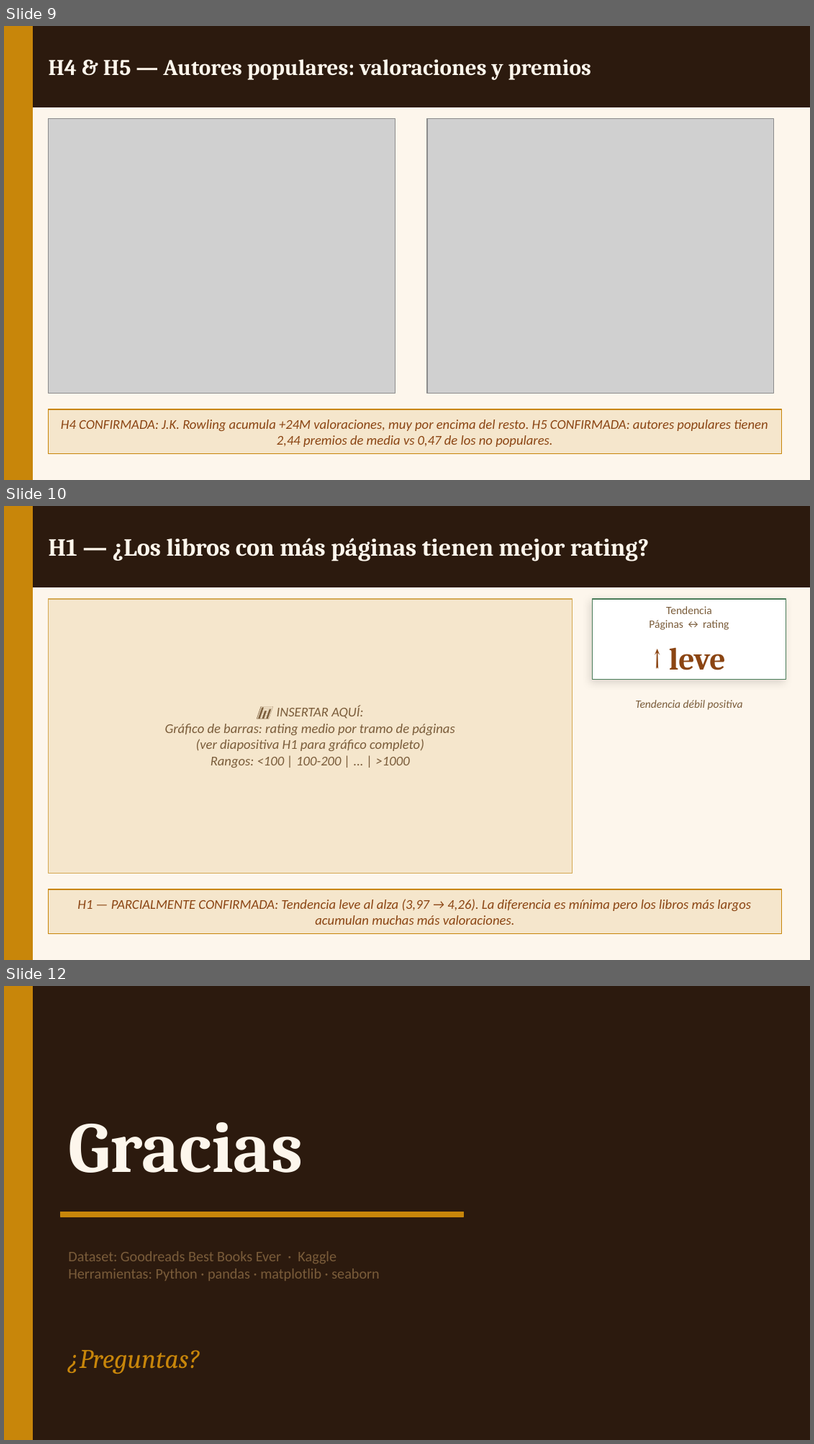
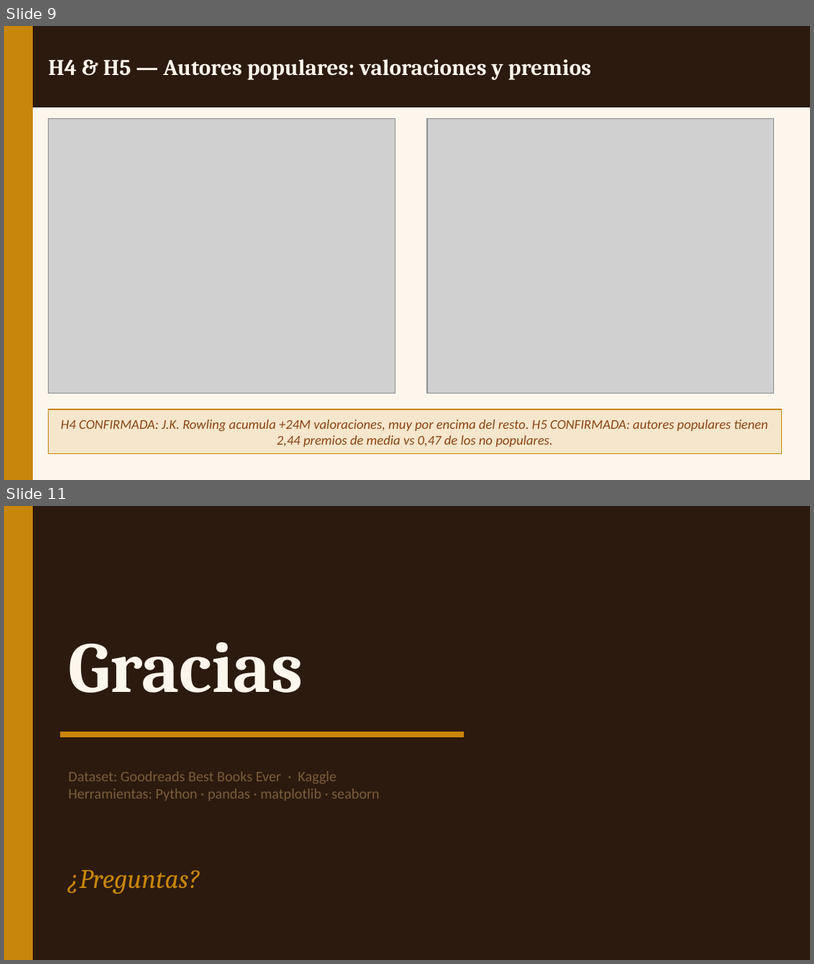
Before and after one commit to fgoiri/EDA-GoodReads-Books, a slide deck: Presentacion/EDA_Goodreads.pptx. Shown one above the other, each under a label of ours: slides 9, 10 and 12 before the commit, slides 9 and 11 after it; the slides between them are not shown. The pictures are 814x1444 and 814x964 pixels, drawn with LibreOffice and Linux fonts; fonts in the diff are those of the drawing; grey boxes stand for pictures. Boxes give left, top, right and bottom in pixels: in the first picture for what was removed or moved away, otherwise in the second. Text is boxed around its words. In the diff, an @@ line names an element or a change of style, - is before the commit and + after.

```diff
--- a/Presentacion/EDA_Goodreads.pptx
+++ b/Presentacion/EDA_Goodreads.pptx
@@ slide 10 removed at (4,506,810,960), background #FDF6EC @@
@@ rectangle removed at (4,506,810,587) @@
@@ rectangle removed at (4,506,32,959) @@
@@ text removed at (49,538,649,561) @@
-H1 — ¿Los libros con más páginas tienen mejor rating?
@@ rectangle removed at (49,599,573,873) @@
@@ rectangle removed at (593,599,786,680) @@
@@ text removed at (649,606,729,630) @@
-Tendencia
-Páginas ↔ rating
@@ text removed at (669,647,726,670) @@
-↑ leve
@@ text removed at (635,700,743,710) @@
-Tendencia débil positiva
@@ text removed at (165,705,455,767) @@
-📊 INSERTAR AQUÍ:
-Gráfico de barras: rating medio por tramo de páginas
-(ver diapositiva H1 para gráfico completo)
-Rangos: <100 | 100-200 | ... | >1000
@@ rectangle removed at (49,889,782,934) @@
@@ text removed at (77,898,751,924) @@
-H1 — PARCIALMENTE CONFIRMADA: Tendencia leve al alza (3,97 → 4,26). La diferencia es mínima pero los libros más largos acumulan muchas más valoraciones.
@@ what was slide 12 is now slide 11 @@
```
Also in this commit, not shown: 5 slides changed, 2 other files.
